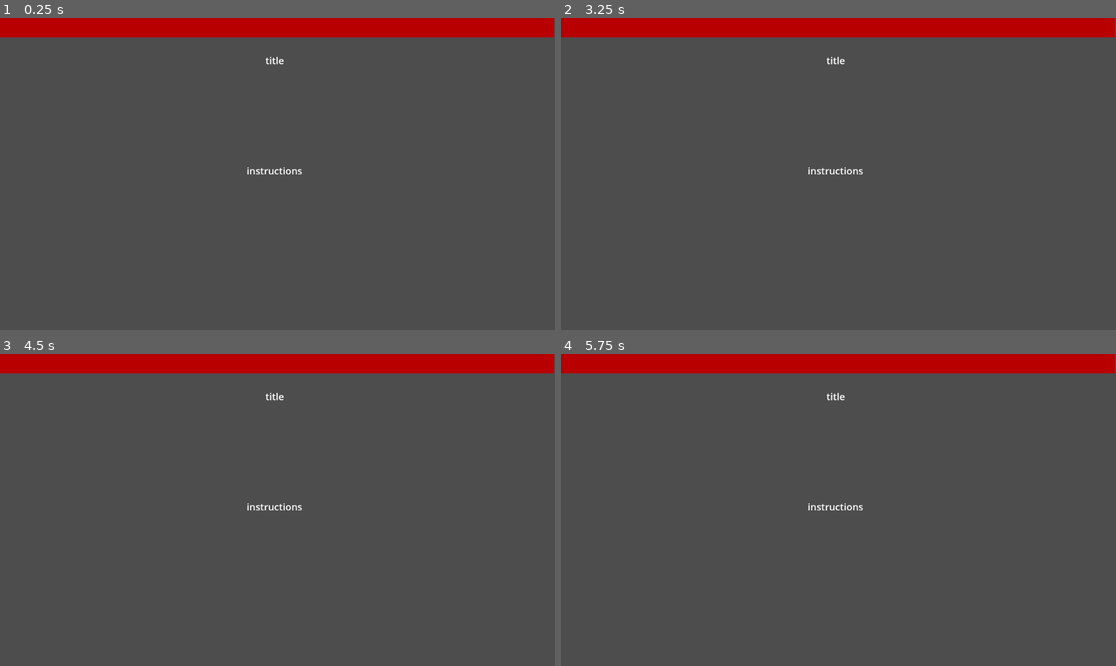
Above: before the commit, frames 1-4 (two rows, left to right).
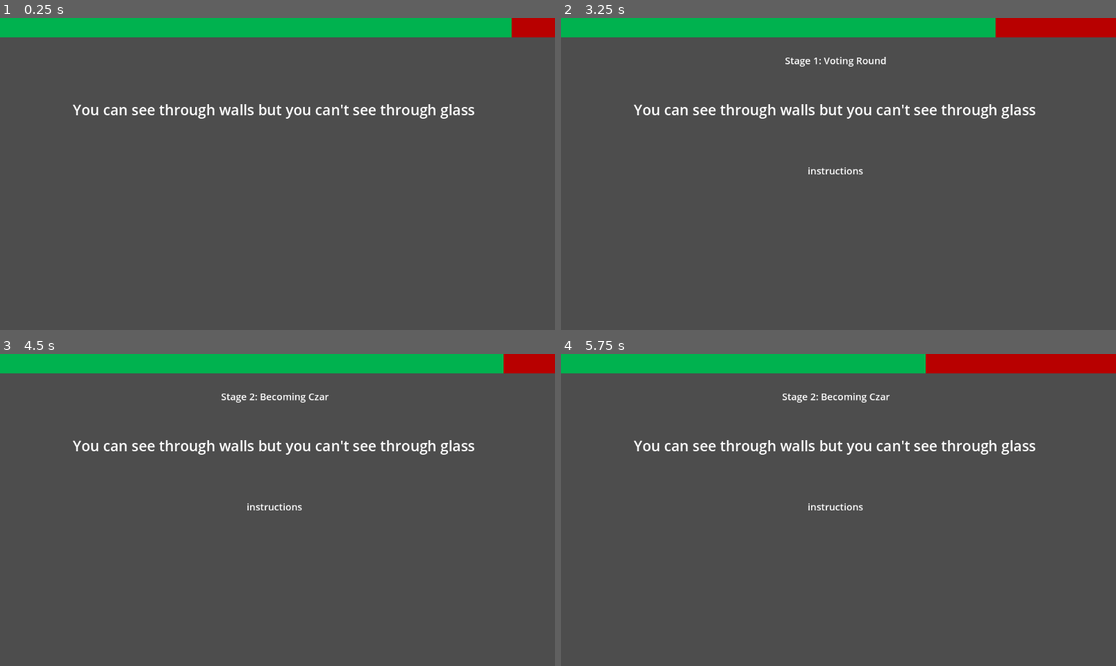
Above: after the commit, the same moments.

Repository: Beepered/WouldYouPressTheButton-Special
Game: Godot game, scene res://scenes/PlayScene.tscn
Same seed, same stepped clock (60 frames per second), same inputs: the game is played once before the commit and once after it. This scene is started directly instead of the project's main scene.
Inputs (mouse positions are in pixels of both pictures, inside the frame that each line leads up to):
- Up to frame 1 (0.25 s): no input
- Up to frame 2 (3.25 s): move the mouse to (960, 158) at 0.52 s; click (960, 158) at 0.67 s; move the mouse to (727, 189) at 1.27 s; click (727, 189) at 1.42 s; move the mouse to (894, 105) at 2.02 s; click (894, 105) at 2.17 s; move the mouse to (810, 236) at 2.77 s; click (810, 236) at 2.92 s
- Up to frame 3 (4.5 s): move the mouse to (444, 556) at 3.52 s; click (444, 556) at 3.67 s; move the mouse to (111, 463) at 4.27 s; click (111, 463) at 4.42 s
- Up to frame 4 (5.75 s): move the mouse to (866, 510) at 5.02 s; click (866, 510) at 5.17 s

The runs differ from the first frame. In frame 1, 7.0% of the frame differs, in the area x 0-100%, y 0-51%; in frame 2, 6.2%; in frame 3, 7.0%; in frame 4, 5.4%.
Error after the commit: Modulo by zero error in operator '%'. (res://scripts/play/discussion.gd:265)

Commit message:
tiddle object

Diff:
--- /dev/null
+++ b/wouldyoupressthebutton-special/prefabs/tiddle.tscn
@@ -0,0 +1,29 @@
+[gd_scene load_steps=2 format=3 uid="uid://db432jeviyawg"]
+
+[ext_resource type="Texture2D" uid="uid://bgygn6ii42cpa" path="res://sprites/pixel.png" id="1_i6ntm"]
+
+[node name="rank tiddle" type="Node2D"]
+
+[node name="bar" type="Sprite2D" parent="."]
+scale = Vector2(50, 10)
+texture = ExtResource("1_i6ntm")
+
+[node name="score" type="Label" parent="."]
+offset_left = -30.0
+offset_top = 13.0
+offset_right = 30.0
+offset_bottom = 48.0
+theme_override_font_sizes/font_size = 25
+text = "0"
+horizontal_alignment = 1
+vertical_alignment = 1
+
+[node name="name" type="Label" parent="."]
+offset_left = -75.0
+offset_top = 47.0
+offset_right = 76.0
+offset_bottom = 87.0
+theme_override_font_sizes/font_size = 20
+text = "player name"
+horizontal_alignment = 1
+vertical_alignment = 1
--- a/wouldyoupressthebutton-special/scenes/PlayScene.tscn
+++ b/wouldyoupressthebutton-special/scenes/PlayScene.tscn
@@ -1,7 +1,8 @@
-[gd_scene load_steps=6 format=3 uid="uid://bxed8hhwxeufi"]
+[gd_scene load_steps=7 format=3 uid="uid://bxed8hhwxeufi"]
 
 [ext_resource type="PackedScene" uid="uid://c3fiwj01jj0ip" path="res://prefabs/prompt_reader.tscn" id="1_mfmib"]
 [ext_resource type="Script" path="res://scripts/play/discussion.gd" id="1_o8j0k"]
+[ext_resource type="PackedScene" uid="uid://db432jeviyawg" path="res://prefabs/tiddle.tscn" id="3_qt80k"]
 
 [sub_resource type="StyleBoxFlat" id="StyleBoxFlat_cwot8"]
 bg_color = Color(0.721569, 0, 0, 1)
@@ -17,7 +18,7 @@
 [node name="PromptReader" parent="." instance=ExtResource("1_mfmib")]
 
 [node name="ProgressBar" type="ProgressBar" parent="."]
-offset_right = 1150.0
+offset_right = 1152.0
 offset_bottom = 40.0
 theme_override_styles/background = SubResource("StyleBoxFlat_cwot8")
 theme_override_styles/fill = SubResource("StyleBoxFlat_3lfi2")
@@ -38,6 +39,7 @@
 [node name="Discussion" type="CanvasLayer" parent="." node_paths=PackedStringArray("voteButton")]
 script = ExtResource("1_o8j0k")
 voteButton = NodePath("../Button")
+rankTiddle = ExtResource("3_qt80k")
 
 [node name="title" type="Label" parent="Discussion"]
 anchors_preset = -1
--- a/wouldyoupressthebutton-special/scripts/play/discussion.gd
+++ b/wouldyoupressthebutton-special/scripts/play/discussion.gd
@@ -10,6 +10,8 @@
 
 @export var voteButton: Button
 @export var initialWeight = 10 # Default weight for each player
+
+@export var rankTiddle: PackedScene
 
 var player_weights = {}
 var stageNum = 1
@@ -44,8 +46,8 @@
 	voteButton.visible = false
 	voteButton.connect("pressed", Callable(self, "on_vote_button_pressed"))
 
-	rankings()
-	#stage()
+	#rankings()
+	stage()
 
 func _process(_delta: float) -> void:
 	progressBar.value = (timer.time_left / timer.wait_time) * 100
@@ -286,8 +288,16 @@
 
 func rankings():
 	var ranking = ""
+	var tiddle = rankTiddle.instantiate()
+	tiddle.position = Vector2(500, 450)
+	tiddle.get_node("bar").scale.y = get_viewport().size.y - 600
+	tiddle.get_node("score").text = "3"
+	tiddle.get_node("name").text = "boop"
+	add_child(tiddle)
+
 	for name in Global.playerNames:
 		ranking += "%s: %d\n" % [name, points[name]]
+		# make sprite height = points / players
 
 	# Display the ranking list
 	prompt.text = ranking
